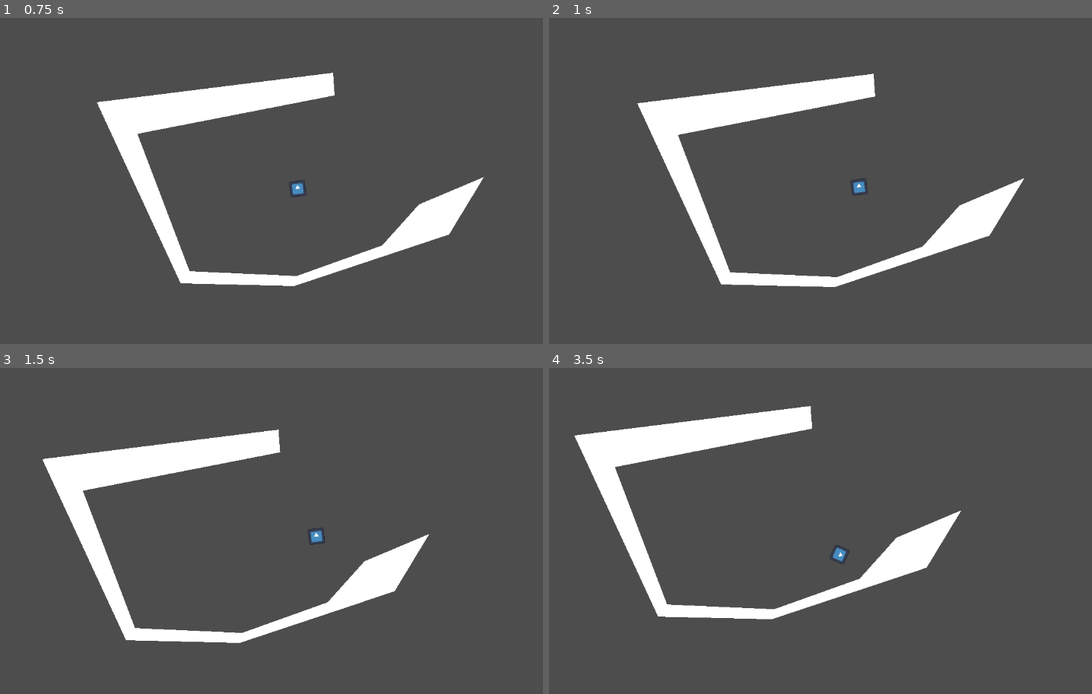
Above: before the commit, frames 1-4 (two rows, left to right).
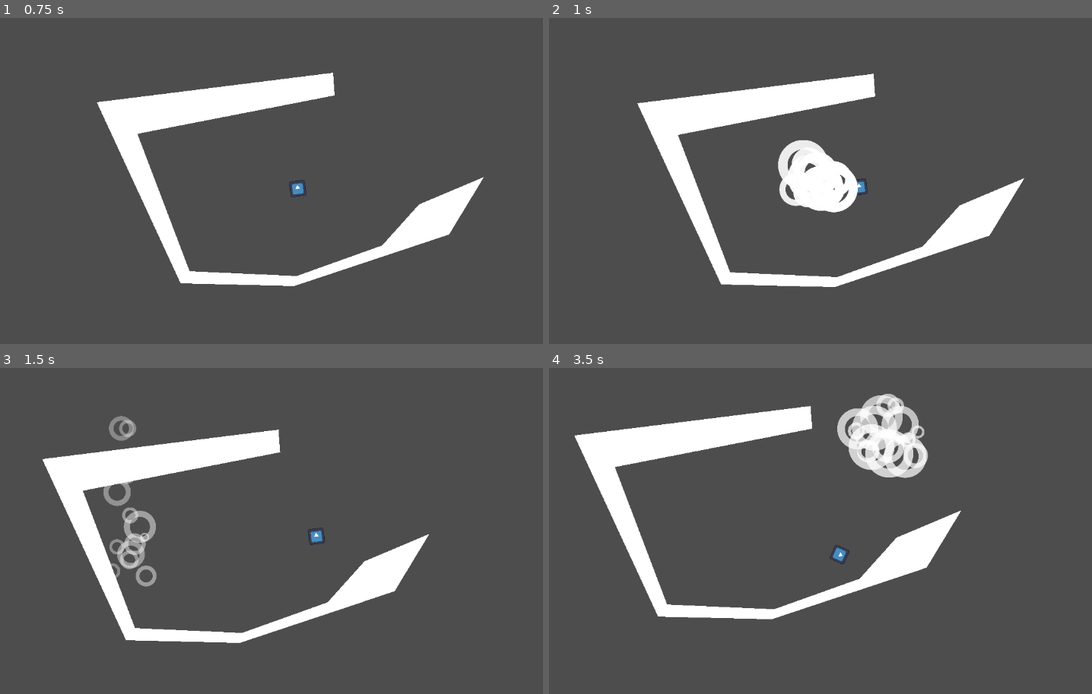
Above: after the commit, the same moments.

Repository: Mastoast/LDJam57
Game: Godot game, scene res://Levels/base_level.tscn
The game is run twice, just before and just after one commit, with the same random seed, the same clock (stepped at 60 frames per second) and the same inputs. The engine's default icon, where the game draws it, is replaced by a stand-in: a white triangle on a blue panel in a dark square.
Inputs (mouse positions are in pixels of both pictures, inside the frame that each line leads up to):
- Up to frame 1 (0.75 s): tap Enter at 0.5 s; move the mouse to (428, 171) at 0.52 s
- Up to frame 2 (1 s): tap Space (ui_select) at 0.77 s
- Up to frame 3 (1.5 s): move the mouse to (173, 557) at 1.27 s
- Up to frame 4 (3.5 s): tap Space (ui_select) at 1.52, 3.02 s; move the mouse to (907, 462) at 2.02 s; move the mouse to (815, 605) at 2.77 s

Frame 1 is identical in both runs. In frame 2, 2.3% of the frame differs, in the area x 42-57%, y 37-60%; in frame 3, 1.2%; in frame 4, 2.8%, in the area x 53-70%, y 7-34%.

Commit message:
implementation particle bubble

Diff:
--- a/Particles/ParticleBubble.tscn
+++ b/Particles/ParticleBubble.tscn
@@ -16,13 +16,14 @@
 offsets = PackedFloat32Array(0.103261, 1)
 colors = PackedColorArray(1, 1, 1, 1, 1, 1, 1, 0)
 
-[node name="Node2D" type="Node2D"]
+[node name="ParticleBubble" type="Node2D"]
 
 [node name="CPUParticles2D" type="CPUParticles2D" parent="."]
 visibility_layer = 3
-position = Vector2(270, 65)
+emitting = false
 amount = 15
 texture = ExtResource("1_xgqlx")
+one_shot = true
 explosiveness = 0.85
 randomness = 0.5
 direction = Vector2(-1, -0.25)
--- a/Player/player.gd
+++ b/Player/player.gd
@@ -32,6 +32,7 @@
 	currentDashForce = baseDashForce * dashForceMultiplier
 	$Timer.wait_time = dashTime * .8
 	$Timer.start()
+	$ParticleBubble/CPUParticles2D.restart()
 
 func _onDashFinished() -> void:
 	Player_State = State.Idle
--- a/Player/player.tscn
+++ b/Player/player.tscn
@@ -1,7 +1,8 @@
-[gd_scene load_steps=4 format=3 uid="uid://hmta8pq6weir"]
+[gd_scene load_steps=5 format=3 uid="uid://cirkva4eojwhw"]
 
 [ext_resource type="Texture2D" uid="uid://cph4e7q4enlfx" path="res://Assets/icon.svg" id="1_7vf5y"]
 [ext_resource type="Script" uid="uid://1jkvvmcd0wrd" path="res://Player/player.gd" id="1_axnn4"]
+[ext_resource type="PackedScene" uid="uid://dlopvuf4yujyn" path="res://Particles/ParticleBubble.tscn" id="3_btcbx"]
 
 [sub_resource type="CapsuleShape2D" id="CapsuleShape2D_hvfyp"]
 radius = 15.0
@@ -25,4 +26,6 @@
 process_callback = 0
 one_shot = true
 
+[node name="ParticleBubble" parent="." instance=ExtResource("3_btcbx")]
+
 [connection signal="timeout" from="Timer" to="." method="_onDashFinished"]
Not shown, changed: Assets/audio/musics/boom_tchack.ogg.import
